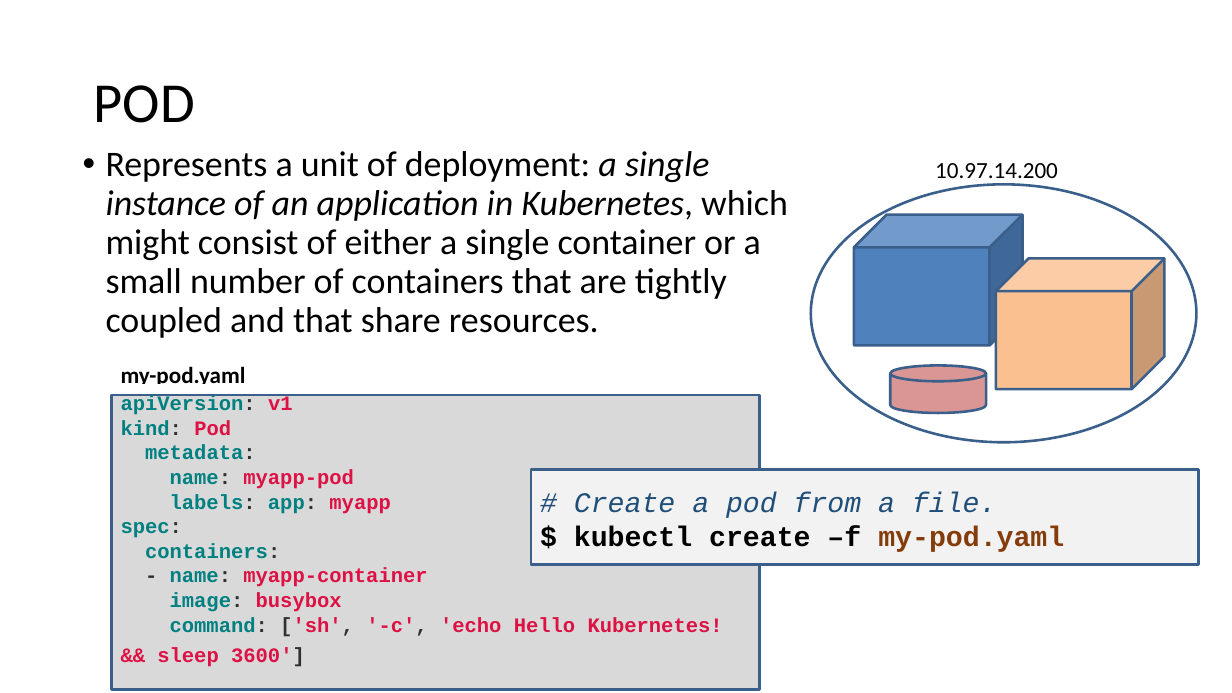
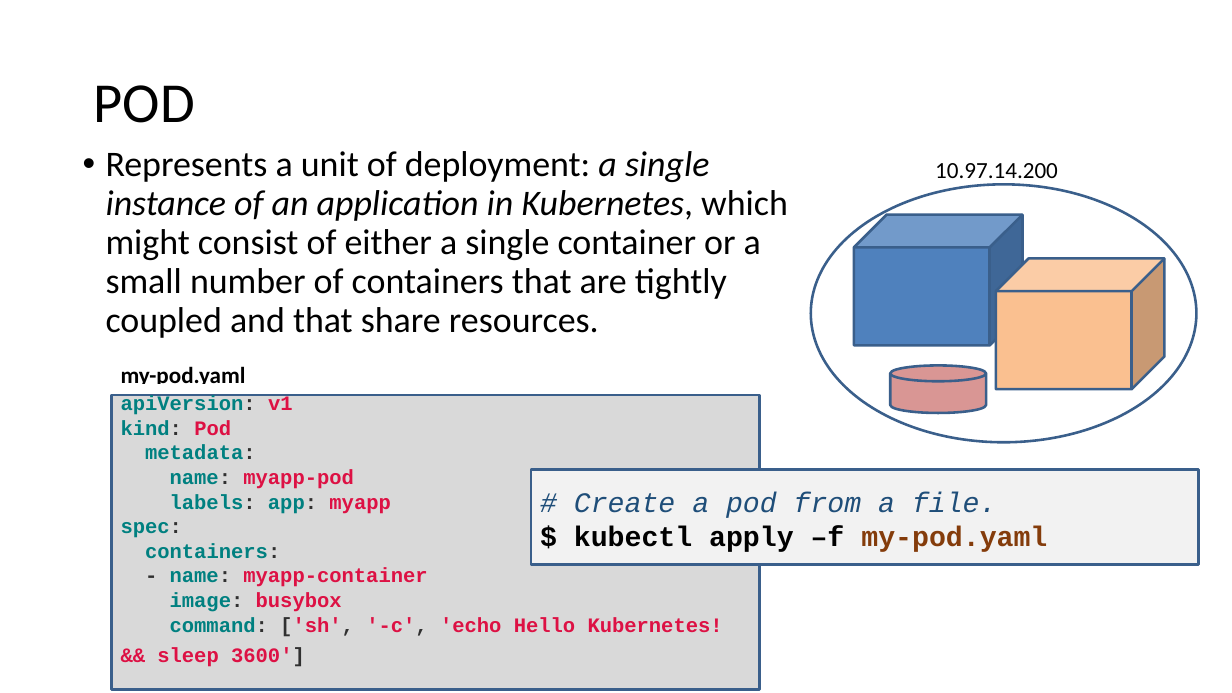
Before and after one commit to eylonmalin/k8s-training, a slide deck: slide 19 of day-2/Using Kubernetes Day 2.pptx. Drawn at 1232x693 pixels with LibreOffice and Linux fonts; fonts in the diff are those of the drawing. Boxes give left, top, right and bottom in pixels: in the first picture for what was removed or moved away, otherwise in the second. Text is boxed around its words. In the diff, an @@ line names an element or a change of style, - is before the commit and + after.

```diff
--- a/day-2/Using Kubernetes Day 2.pptx
+++ b/day-2/Using Kubernetes Day 2.pptx
@@ text in rectangle at (574, 526, 1047, 552): text changed @@
-$ kubectl create –f my-pod.yaml
+$ kubectl apply –f my-pod.yaml
```
Also in this commit, not shown: 1 other file.
